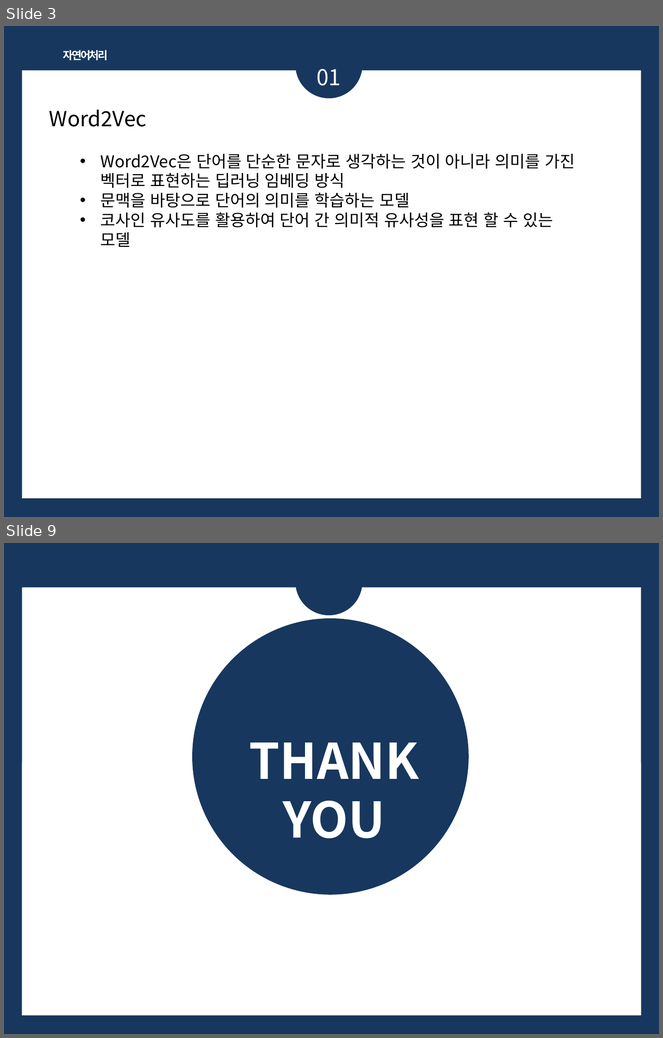
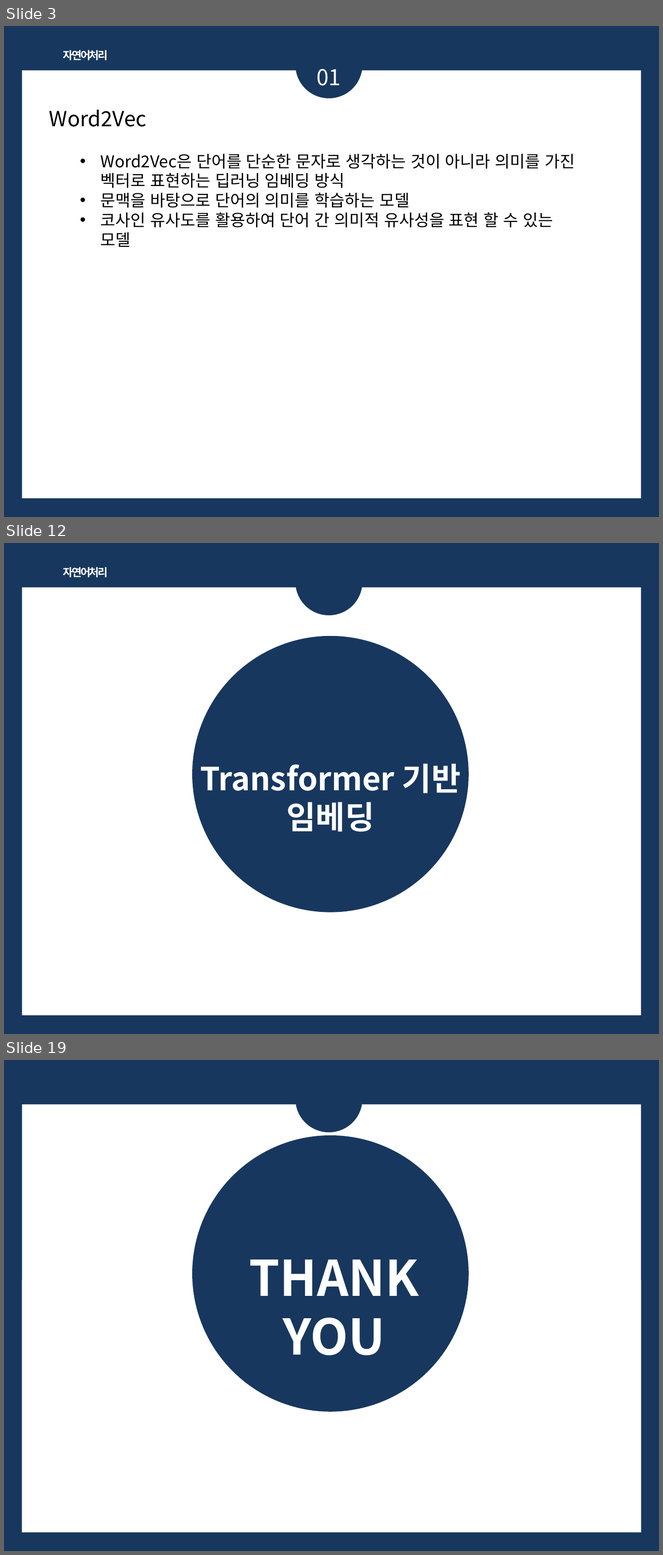
Before and after one commit to 1124apm/Multicam_2025, a slide deck: ppt/자연어_임베딩.pptx. Shown one above the other, each under a label of ours: slides 3 and 9 before the commit, slides 3, 12 and 19 after it; the slides between them are not shown. The pictures are 663x1038 and 663x1555 pixels, drawn with LibreOffice and Linux fonts; fonts in the diff are those of the drawing. Boxes give left, top, right and bottom in pixels: in the first picture for what was removed or moved away, otherwise in the second. Text is boxed around its words. In the diff, an @@ line names an element or a change of style, - is before the commit and + after.

```diff
--- a/ppt/자연어_임베딩.pptx
+++ b/ppt/자연어_임베딩.pptx
@@ slide 12 added at (4, 543, 659, 1034), background #17375E; not listed: 2 template elements that a slide beside it also shows @@
@@ text added at (63, 567, 108, 577), 12 pt, text #FFFFFF, bold @@
+자연어처리
@@ ellipse added at (192, 636, 468, 913), fill #17375E @@
@@ text added at (200, 763, 461, 832), 35 pt, text #FFFFFF, bold @@
+Transformer 기반 임베딩
@@ what was slide 9 is now slide 19 @@
```
Also in this commit, not shown: 5 slides changed, 9 other slides added, 53 other files.
